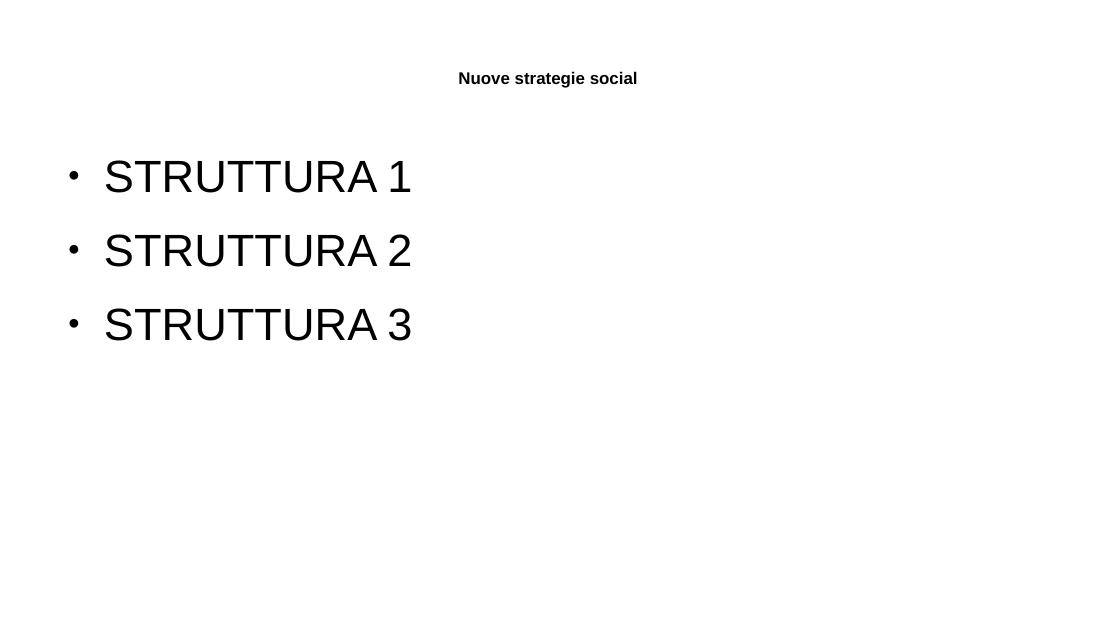
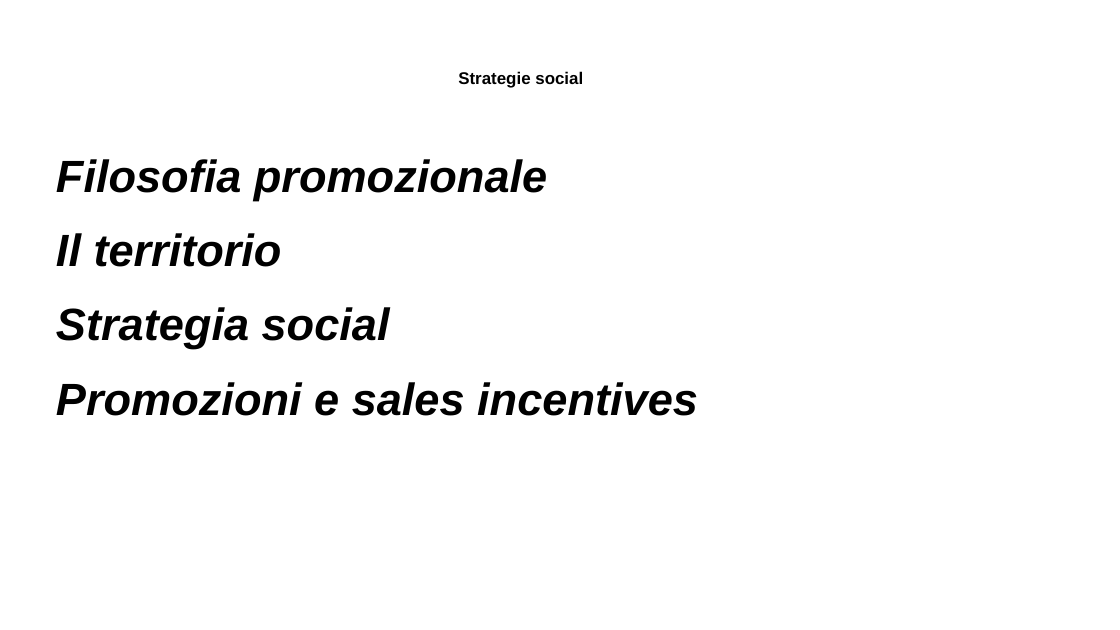
Before and after one commit to Jack-Ark-01/JustBurgerProjectWork, a slide deck: slide 7 of SecondaSuddivisioneGruppi/Logica/Materiale PPT/PPT lavoro.odp. Drawn at 1120x630 pixels with LibreOffice and Linux fonts; fonts in the diff are those of the drawing. Boxes give left, top, right and bottom in pixels: in the first picture for what was removed or moved away, otherwise in the second. Text is boxed around its words. In the diff, an @@ line names an element or a change of style, - is before the commit and + after.

Commit message:
Logica 08/06, aggiunta macro obiettivo 1, strategie di marketing

```diff
--- a/SecondaSuddivisioneGruppi/Logica/Materiale PPT/PPT lavoro.odp
+++ b/SecondaSuddivisioneGruppi/Logica/Materiale PPT/PPT lavoro.odp
@@ title at [458,71,583,88]: text changed @@
-Nuove strategie social
+Strategie social
@@ text at [56,159,698,416]: text changed; bold on; italic on @@
-● STRUTTURA 1
-● STRUTTURA 2
-● STRUTTURA 3
+Filosofia promozionale
+Il territorio
+Strategia social
+Promozioni e sales incentives
```
Also in this commit, not shown: 2 other slides changed, 5 slides added, 5 slides removed, 4 other files.
